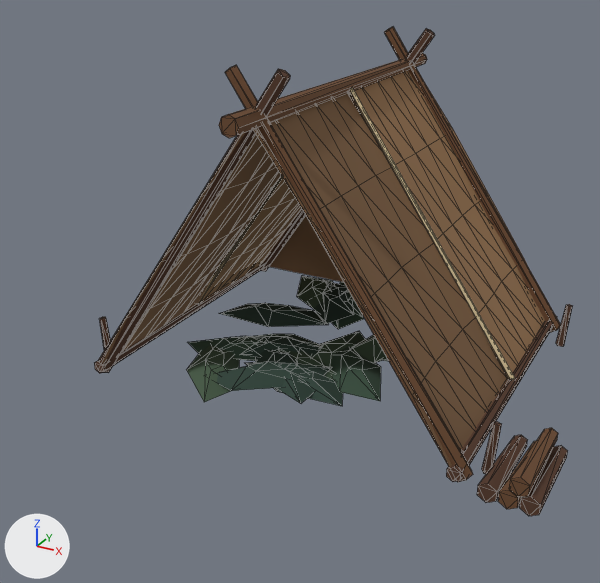
What one commit did to the glTF model survival/public/models/shelter.glb.
Before and after are seen from a camera (50 mm lens) standing at (2.88, -5.97, 3.44) and looking at (-0.14, -0.48, 0.7). Lighting does not change. The marker at lower left points along +X, +Y and +Z. The first picture is the older version. Mesh edges are drawn as thin lines. Vertices at exactly the same position are counted once.

Script lines for the objects in view, before the commit:
```python
me_shelter = bpy.data.meshes.new('shelter')
me_shelter.from_pydata(...)  # 495 vertices, 765 faces; spans x -1.76..2.17, y -1.65..1.65, z -0.05..2.62
me_shelter.materials.append(mat_shelter)
ob_shelter = bpy.data.objects.new('shelter', me_shelter)
ob_shelter.location = (0.0, 0.0, 0.0)
```
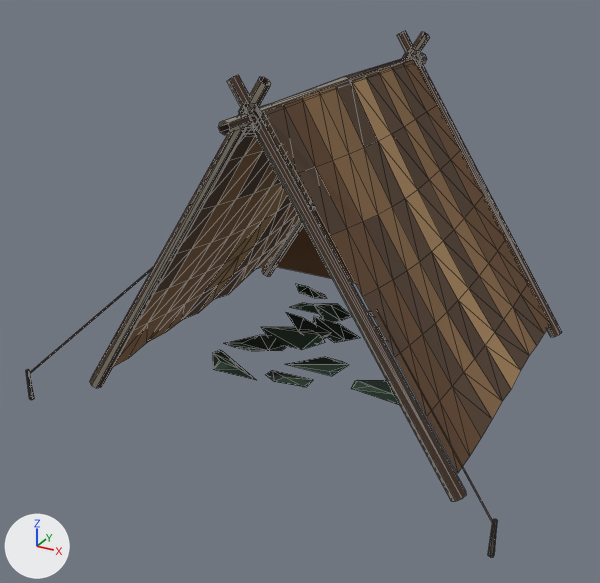
Location of each change, [x1, y1, x2, y2] in pixels of the pictures (600 x 583 px; the box of a moved part takes in the faces that stretch with it):
'shelter', reshaped (12% wider, 8% taller)
    before: [94, 27, 573, 516]
    after: [26, 31, 562, 557]
part 1 of me_shelter, added
    after: [26, 369, 34, 400]
part 2 of me_shelter, added
    after: [488, 519, 498, 557]
part 3 of me_shelter, rebuilt (13% wider, 10% taller)
    before: [253, 93, 508, 468]
    after: [263, 59, 551, 473]
part 4 of me_shelter, rebuilt
    before: [101, 132, 282, 364]
    after: [113, 102, 311, 367]
part 5 of me_shelter, rebuilt
    before: [99, 69, 290, 373]
    after: [90, 77, 271, 388]
part 6 of me_shelter, rebuilt
    before: [225, 65, 473, 482]
    after: [227, 75, 467, 501]
part 7 of me_shelter, rebuilt
    before: [260, 28, 435, 271]
    after: [262, 32, 430, 276]
part 8 of me_shelter, rebuilt (7% narrower)
    before: [384, 27, 561, 332]
    after: [397, 31, 562, 337]
part 9 of me_shelter, rebuilt
    before: [313, 331, 365, 367]
    after: [286, 357, 349, 376]
part 10 of me_shelter, rebuilt
    before: [269, 216, 344, 282]
    after: [275, 207, 356, 284]
part 11 of me_shelter, deleted
    before: [94, 262, 573, 516]
part 12 of me_shelter, moved or reshaped
    before: [187, 53, 545, 406]
    after: [29, 51, 493, 522]

Edits to the bpy script that builds the scene:
```text
Change me_shelter:
    used by ob_shelter; location = (0.0, 0.0, 0.0)
    remove me_shelter.from_pydata(...)  # 495 vertices, 765 faces; spans x -1.76..2.17, y -1.65..1.65, z -0.05..2.62
    add me_shelter.from_pydata(...)  # 486 vertices, 675 faces; spans x -1.97..1.97, y -1.82..1.65, z -0.15..2.58
    me_shelter part 1: a new loose piece, a 6-sided cut cone along z (radius 0.02 at the low end, 0.015 at the high end) spanning x -1.967..-1.933, y -1.82..-1.78, z -0.15..0.12, in mat_shelter
    me_shelter part 2: a new loose piece, a 6-sided cut cone along z (radius 0.02 at the low end, 0.015 at the high end) spanning x 1.933..1.967, y -1.82..-1.78, z -0.15..0.12, in mat_shelter
    me_shelter part 3: the loose piece of 30 vertices spanning x -0.01..1.58, y -1.4..0.04, z 0.02..2.27 is rebuilt with 77 vertices and now spans x 0.04..1.55, y -1.3..1.35, z -0.01..2.34
    me_shelter part 4: the loose piece of 30 vertices spanning x -1.58..0.01, y -1.4..0.04, z 0.02..2.27 is rebuilt with 77 vertices and now spans x -1.55..-0.04, y -1.3..1.35, z -0.04..2.34
    me_shelter part 5: the loose piece of 12 vertices spanning x -1.66..0.24, y -1.36..-1.24, z -0.04..2.62 is rebuilt with 16 vertices and now spans x -1.65..0.16, y -1.46..-1.34, z -0.13..2.58
    me_shelter part 6: the loose piece of 12 vertices spanning x -0.24..1.66, y -1.36..-1.24, z -0.04..2.62 is rebuilt with 16 vertices and now spans x -0.16..1.65, y -1.46..-1.34, z -0.13..2.58
    me_shelter part 7: the loose piece of 12 vertices spanning x -1.66..0.24, y 1.24..1.36, z -0.04..2.62 is rebuilt with 16 vertices and now spans x -1.65..0.16, y 1.34..1.46, z -0.13..2.58
    me_shelter part 8: the loose piece of 12 vertices spanning x -0.24..1.66, y 1.24..1.36, z -0.04..2.62 is rebuilt with 16 vertices and now spans x -0.16..1.65, y 1.34..1.46, z -0.13..2.58
    me_shelter part 9: the loose piece of 10 vertices spanning x -0.21..0.27, y -0.7..0.35, z 0.02..0.11 is rebuilt with 9 vertices and now spans x -0.21..0.3, y -0.6..-0.29, z 0.02..0.1
    me_shelter part 10: the loose piece of 3 vertices spanning x -1.6..1.6, y 1.35, z 0.0..2.3 is rebuilt with 3 vertices and now spans x -1.5..1.5, y 1.38, z 0.0..2.3
    me_shelter part 11: 10 loose pieces with 112 vertices, spanning x -1.76..2.17, y -1.5..1.4, z -0.05..0.35, are deleted
    me_shelter part 12: 253 vertices removed from x -1.58..1.58, y -1.65..1.44, z 0.02..2.37; 219 vertices added at x -1.95..1.95, y -1.81..1.51, z 0.0..2.41
```
